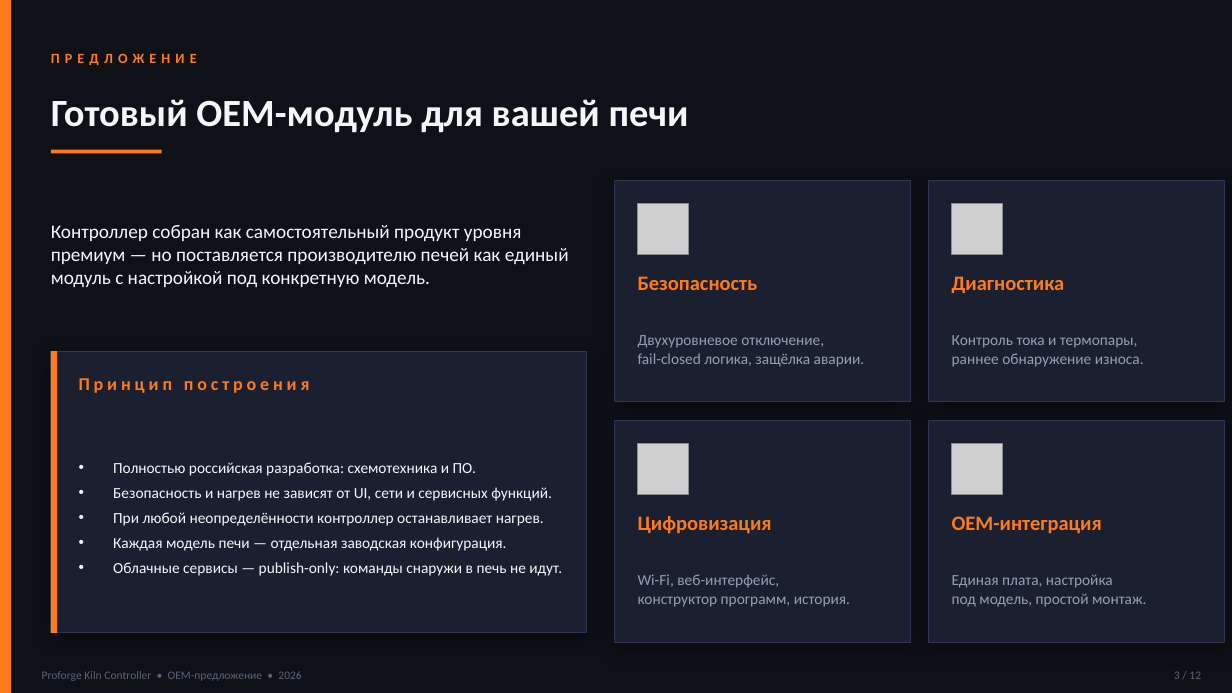
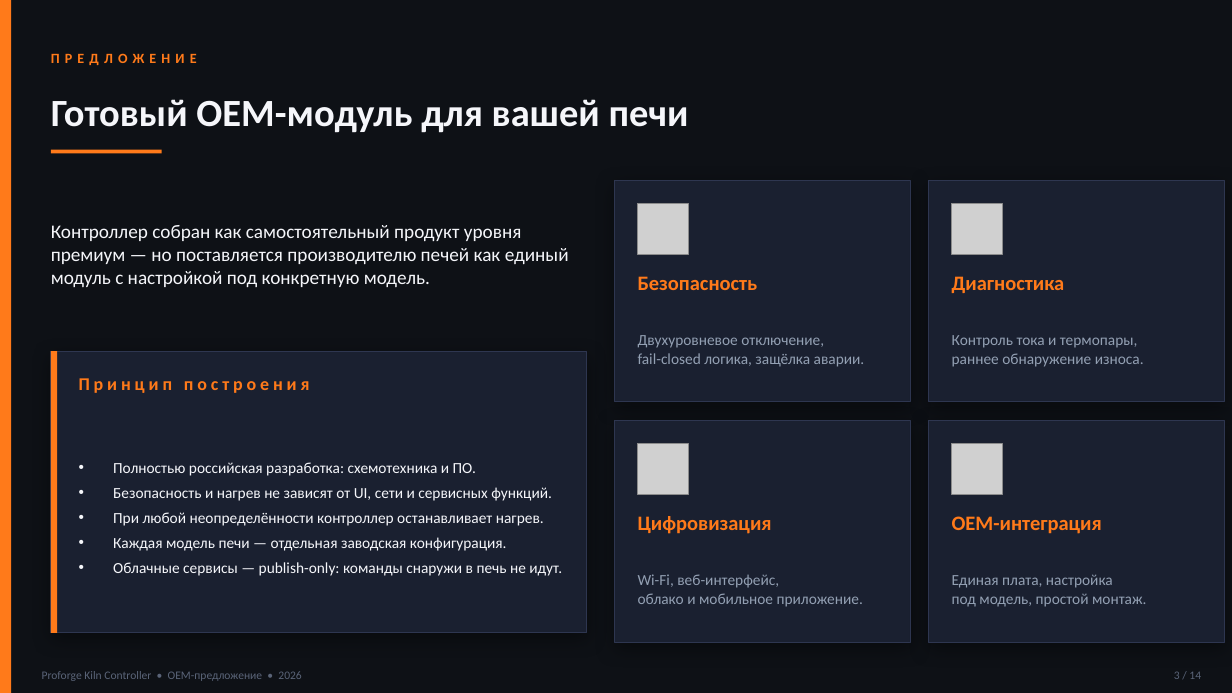
Before and after one commit to warmysh/website, a slide deck: slide 3 of public/files/OEM_Proforge_Kiln_Controller.pptx. Drawn at 1232x693 pixels with LibreOffice and Linux fonts; fonts in the diff are those of the drawing; grey boxes stand for pictures. Boxes give left, top, right and bottom in pixels: in the first picture for what was removed or moved away, otherwise in the second. Text is boxed around its words. In the diff, an @@ line names an element or a change of style, - is before the commit and + after.

```diff
--- a/public/files/OEM_Proforge_Kiln_Controller.pptx
+++ b/public/files/OEM_Proforge_Kiln_Controller.pptx
@@ text at bbox=[638, 593, 863, 607]: text changed @@
-конструктор программ, история.
+облако и мобильное приложение.
@@ text at bbox=[1174, 671, 1201, 679]: text changed @@
-3 / 12
+3 / 14
```
Also in this commit, not shown: 10 other slides changed, 2 slides added, 39 other files.
